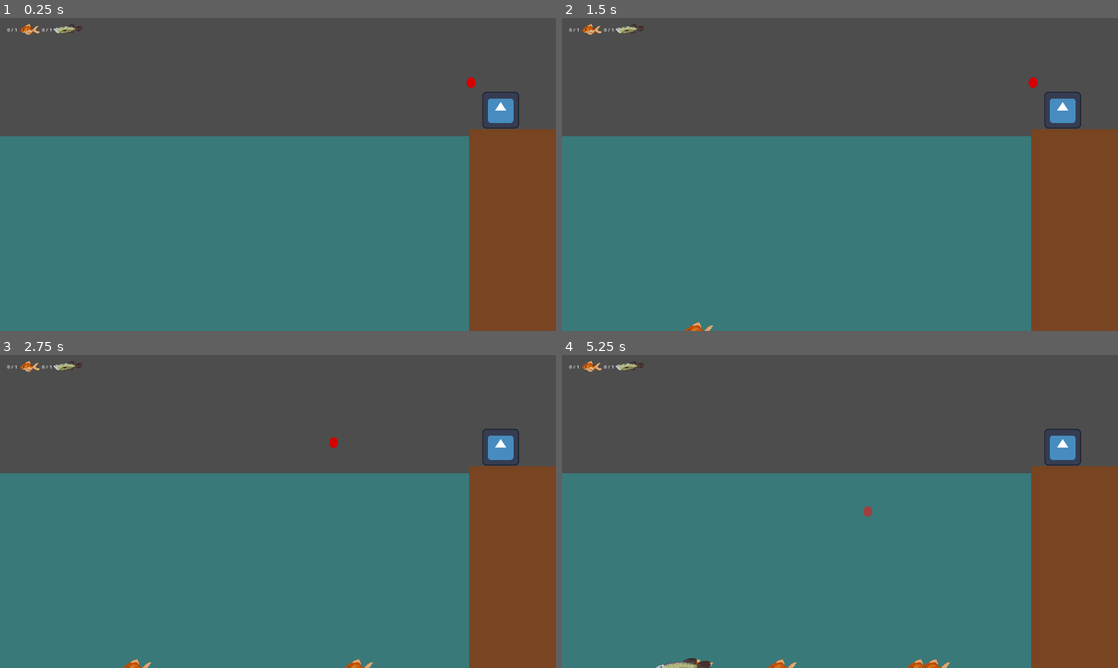
Above: before the commit, frames 1-4 (two rows, left to right).
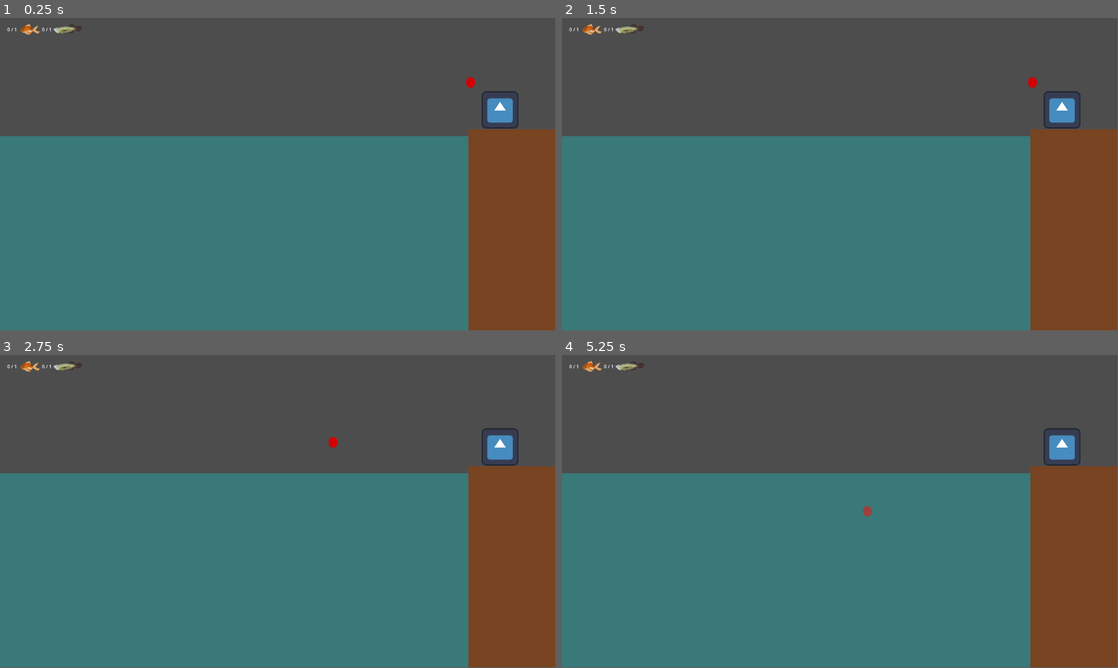
Above: after the commit, the same moments.

Repository: RajwolChapagain/Fishing-Mini-Game
Game: Godot game, scene res://main.tscn
Two runs of this game, one before a commit and one after it. Both use one fixed random seed, a clock stepped at 60 frames per second and the inputs below. The engine's default icon, where the game draws it, is replaced by a stand-in: a white triangle on a blue panel in a dark square.
Inputs (mouse positions are in pixels of both pictures, inside the frame that each line leads up to):
- Up to frame 1 (0.25 s): no input
- Up to frame 2 (1.5 s): tap Enter at 0.5 s; move the mouse to (962, 158) at 0.52 s; press the mouse at (962, 158) at 0.53 s; move the mouse to (728, 190) at 1.27 s; release the mouse at (728, 190) at 1.28 s; click (728, 190) at 1.35 s
- Up to frame 3 (2.75 s): tap Space at 2 s; move the mouse to (333, 442) at 2.02 s; press the mouse at (333, 442) at 2.03 s
- Up to frame 4 (5.25 s): tap Enter at 2.75, 5 s; move the mouse to (812, 574) at 2.77 s; release the mouse at (812, 574) at 2.78 s; click (812, 574) at 2.85 s; tap Space at 3.5 s; move the mouse to (1006, 558) at 3.52 s; press the mouse at (1006, 558) at 3.53 s; move the mouse to (673, 464) at 4.27 s; release the mouse at (673, 464) at 4.28 s; click (673, 464) at 4.35 s; move the mouse to (867, 511) at 5.02 s; press the mouse at (867, 511) at 5.03 s
The window is 800x450 before the commit and 799x449 after it. Grey fills any space a smaller window leaves; there, only what the larger window draws over its background counts as a difference.

The runs differ from the first frame. In frame 1, 0.4% of the frame differs, in the area x 1-100%, y 0-100%; in frame 2, 0.5%; in frame 3, 0.5%; in frame 4, 0.8%.

Commit message:
Make fish despawn on exiting screen

Diff:
--- a/fish.gd
+++ b/fish.gd
@@ -35,8 +35,9 @@
 	target += Vector2(randi_range(-move_radius, move_radius), randi_range(-move_radius, move_radius))
 
 func clamp_position():
-	global_position.x = clamp(global_position.x, 0, shore_line)
-	global_position.y = clamp(global_position.y, water_level, get_viewport_rect().size.y)
+	var leeway = 50
+	global_position.x = clamp(global_position.x, -leeway, shore_line)
+	global_position.y = clamp(global_position.y, water_level, get_viewport_rect().size.y + leeway)
 
 func set_water_level(level):
 	water_level = level
@@ -63,3 +64,9 @@
 	target += Vector2(-400, 400)
 	$MoveTimer.start()
 	fish_escaped.emit(clicks_to_catch)
+
+
+func _on_visible_on_screen_notifier_2d_screen_exited():
+	if is_in_group("big_fish"):
+		print("Game lost")
+	queue_free()
--- a/fish.tscn
+++ b/fish.tscn
@@ -34,7 +34,11 @@
 [node name="EscapeTimer" type="Timer" parent="." groups=["fish", "small_fish"]]
 one_shot = true
 
+[node name="VisibleOnScreenNotifier2D" type="VisibleOnScreenNotifier2D" parent="."]
+scale = Vector2(5.8, 3.2)
+
 [connection signal="area_entered" from="." to="." method="_on_area_entered"]
 [connection signal="area_entered" from="VisionRadius" to="." method="_on_vision_radius_area_entered"]
 [connection signal="timeout" from="MoveTimer" to="." method="_on_move_timer_timeout"]
 [connection signal="timeout" from="EscapeTimer" to="." method="_on_escape_timer_timeout"]
+[connection signal="screen_exited" from="VisibleOnScreenNotifier2D" to="." method="_on_visible_on_screen_notifier_2d_screen_exited"]
--- a/project.godot
+++ b/project.godot
@@ -19,7 +19,6 @@
 
 window/size/viewport_width=1920
 window/size/viewport_height=1080
-window/stretch/mode="canvas_items"
 
 [input]
 
